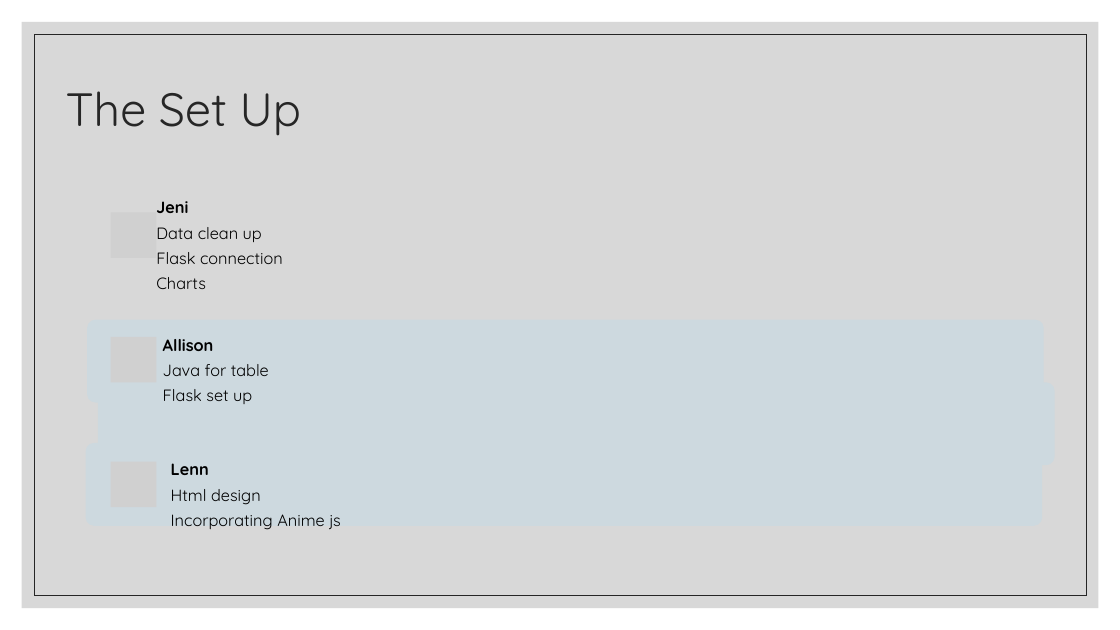
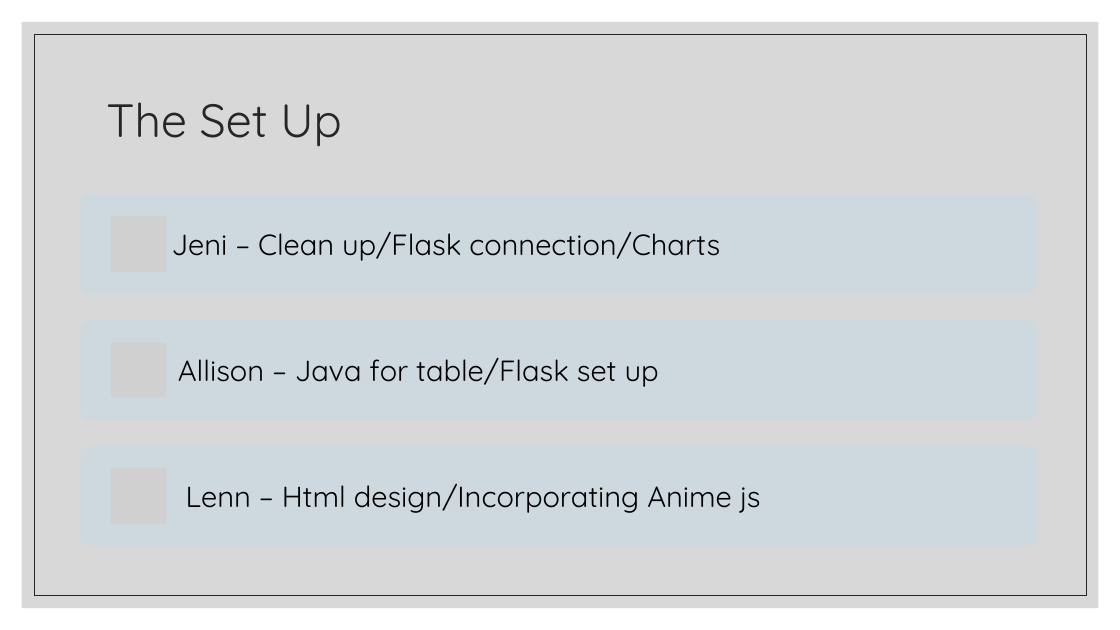
Before and after one commit to JeniLam/Spotify-Dashboard, a slide deck: slide 7 of gOGOGAGA.pptx (slide 5 before the commit). Drawn at 1120x630 pixels with LibreOffice and Linux fonts; fonts in the diff are those of the drawing; grey boxes stand for pictures. Boxes give left, top, right and bottom in pixels: in the first picture for what was removed or moved away, otherwise in the second. Text is boxed around its words. In the diff, an @@ line names an element or a change of style, - is before the commit and + after.

Commit message:
Allison updates powerpoint

```diff
--- a/gOGOGAGA.pptx
+++ b/gOGOGAGA.pptx
@@ title "The Set Up": place and size @@
-title "The Set Up" at [66,91,301,136]
+title "The Set Up" at [106,102,341,147]
@@ rounded rectangle: place and size @@
-rounded rectangle at [98,382,1055,465]
+rounded rectangle at [81,194,1038,295]
@@ picture: place and size @@
-picture at [111,213,156,258]
+picture at [111,217,166,272]
@@ text at [172,231,720,261]: text changed; size 14 to 25 pt @@
-Jeni
-Data clean up
-Flask connection
-Charts
+Jeni – Clean up/Flask connection/Charts
@@ rounded rectangle: place and size @@
-rounded rectangle at [87,320,1044,403]
+rounded rectangle at [81,320,1038,421]
@@ picture: place and size @@
-picture at [111,337,156,382]
+picture at [111,343,166,398]
@@ text at [178,357,659,387]: text changed; size 14 to 25 pt @@
-Allison
-Java for table
-Flask set up
+Allison – Java for table/Flask set up
@@ rounded rectangle: place and size @@
-rounded rectangle at [86,443,1043,526]
+rounded rectangle at [81,445,1038,546]
@@ picture: place and size @@
-picture at [111,461,156,507]
+picture at [111,468,166,523]
@@ text at [186,484,761,513]: text changed; size 14 to 25 pt @@
-Lenn
-Html design
-Incorporating Anime js
+Lenn – Html design/Incorporating Anime js
```
Also in this commit, not shown: 6 other slides changed, 3 slides added, 1 slide removed, 1 other file.
